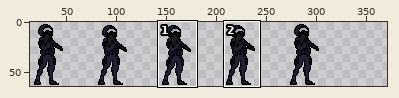
Two versions of one sprite sheet, Assets/Sprites/Player/charater_Idle.png. The picture above shows the old version from afar; the outline marks the close-up.
Close-up. As it was:
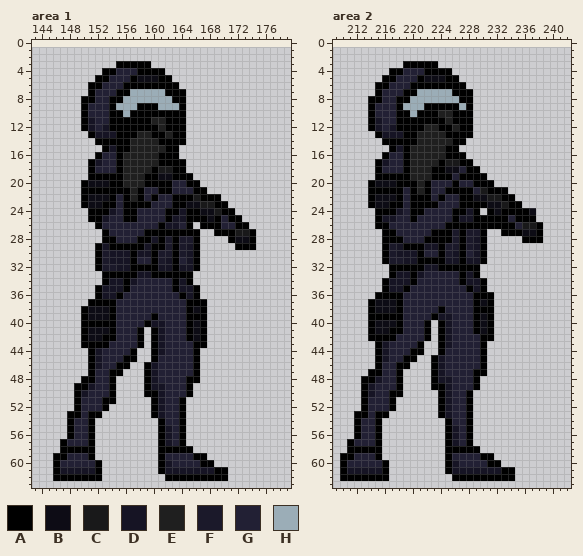
The file is 320x64 pixels. Colours within 5 levels of each other are drawn and written as one. Shown: area 1: x 143..179, y 0..63; area 2: x 209..242, y 0..63. The old version is drawn lined up with the new one, on the new canvas. The wide view leaves out empty margins. The commit also changed other parts of the picture, which this record leaves out.
Palette (. is transparent): A #000000  B #0d0c15  C #19191a  D #161424  E #1f1f1f  F #1b192a  G #222034  H #9badb7
Pixels before, area 1, first column x 146:
 3 .........AAAAA...............
 4 .......AAGGGAAAA.............
 5 ......AAGGGABBBAA............
 6 .....AAGGGAAAAAAAA...........
 7 .....AGGGAAHHHHHAAA..........
 8 ....AAGGAAHHHHHHHAA..........
 9 ....AGGGAHHHAAAHHHA..........
10 ....AGGGAAHAAAAAAAA..........
11 ....ADGGAAAAAAEEAAA..........
12 ....ADGDAAAAAAAEAAA..........
13 .....ADDDAAAEEAAEAA..........
14 ......AAAAAEEEEAAAA..........
15 .......ADAAEEEEEAA...........
16 ......AGGAEEEEEAAA...........
17 .....ADGGAEEEEEAAAA..........
18 .....AGGGAEEEEACCAA..........
19 .....AAAAAEEEAABBAAA.........
20 ....ABBBAAEEEAAAAGGAA........
21 ....AAAAAAAEAGGAAGGGAA.......
22 ....ABBBAGAEAGAGGAAACAAA.....
23 ....ABBAAGAAAAGGGAABBCCAA....
24 .....AAADGAAGGGGAADAABBCAA...
25 .....AADGGAAGGGGADDAAABAGAA..
26 ......AGGGGGGGGADDGA.AAAGGAA.
27 .......AGGGGGAAAAAAAA..AAACCA
28 .......AAGGGAADAFAFFA....ABBA
29 ......ADAAAAADAAFAFDA.....AAA
30 ......AFDDDADDAFFAFDA........
31 ......AFDDDAGGAFDAGDA........
32 ......AFFDDAAAADDADDA........
33 .......AAAAADDAAAAAA.........
34 .......ADDADGGGGGADA.........
35 ......ADDDAGGGGGGADDA........
36 ......ADDAGGGGGGGGADA........
37 .....AAAAGGGGGGGGGGAAA.......
38 ....ABBBAGGGGGGGGGGABA.......
39 ....ABBBAGGGGGAGGGGAAA.......
40 ....AAAAAGGGGADDGGGABA.......
41 ....ABBBAGGGA.ADGGGABA.......
42 ....ABBAAGGGA.ADGGGABA.......
43 ....AAAAGGGGA.ADGGGGAA.......
44 .....ADGGGGA..ADGGGGA........
45 .....ADGGGAA..AGGGGGA........
46 .....ADGGAA..ADGGGGGA........
47 .....AGGAA...ADGGGGGA........
48 ....AAGGA....ADGGGGAA........
49 ...AADGGA....ADDGGGA.........
50 ...ADGGGA....AADGGGA.........
51 ...AGGGAA.....ADGGA..........
52 ...AGGGA......ADGGA..........
53 ..AAGAA.......ADGGA..........
54 ..AGGA.........AGGA..........
55 ..AGGA.........ADGA..........
56 ..AGGA.........ADGA..........
57 .AGGGA.........ADGA..........
58 .AAAAA.........AAAAA.........
59 AAGGGA.........AGGGGAA.......
60 AGGGGGA........ADGGGGAA......
61 ADDDDDA........ADDDDDDDAA....
62 AAAAAAA.........AAAAAAAAA....
Pixels before, area 2, first column x 210:
 3 .........AAAAA...............
 4 .......AAGGGAAAA.............
 5 ......AAGGGABBBAA............
 6 .....AAGGGAAAAAAAA...........
 7 .....AGGGAAHHHHHAAA..........
 8 ....AAGGAAHHHHHHHAA..........
 9 ....AGGGAHHHAAAAAHA..........
10 ....AGGGAAHAAAEEAAA..........
11 ....ADGGAAAAAAAEAAA..........
12 ....ADGDAAAAEEAAEAA..........
13 .....ADDDAAEEEEAAAA..........
14 ......AAAAAEEEEEAA...........
15 .......ADAEEEEEAA............
16 ......AGGAEEEEEAAA...........
17 .....ADGGAEEEEACCAA..........
18 .....AGGGAEEEAABBGAA.........
19 .....AAAAAEEEAAAGAAAA........
20 ....ABBBAAAEAGGGAGGAAA.......
21 ....AAAAAGAEAGGAAAAGCAAA.....
22 ....ABBBAGAAAGAGGAABBCCAA....
23 ....ABBAAGAAAAGGGAAAABBCAA...
24 .....AAADGAAGGGGAADA.ABAAAAB.
25 .....ADDGGAGGGGGADDAAAAAGAAA.
26 .....AAGGGGGGGGAAAAAAAAAAGCCA
27 ......AAGGGGGAAAFAFFA..AAABBA
28 ......AAAGGGAAAAFAFDA.....AAA
29 ......AFDAAADDAFFAFDA........
30 ......AFDDDAGGAFDAGDA........
31 ......AFFDDAAAADDADDA........
32 .......AAAAADDAAAAAA.........
33 .......ADDADGGGGGADA.........
34 ......ADDDAGGGGGGADDA........
35 ......ADDAGGGGGGGGADA........
36 .....AAAAGGGGGGGGGGAAA.......
37 ....ABBBAGGGGGGGGGGABA.......
38 ....ABBBAGGGGGAGGGGAAA.......
39 ....AAAAAGGGGADDGGGABA.......
40 ....ABBBAGGGA.ADGGGABA.......
41 ....ABBAAGGGA.ADGGGABA.......
42 ....AAAAGGGGA.ADGGGGAA.......
43 .....ADGGGGA..ADGGGGA........
44 .....ADGGGAA..AGGGGGA........
45 .....ADGGAA..ADGGGGGA........
46 .....AGGAA...ADGGGGGA........
47 ....AAGGA....ADGGGGAA........
48 ...AADGGA....ADDGGGA.........
49 ...ADGGGA....AADGGGA.........
50 ...ADGGAA.....ADGGA..........
51 ...AGGGA......ADGGA..........
52 ...AGGGA......ADGGA..........
53 ..AAGAA.......ADGGA..........
54 ..AGGA.........AGGA..........
55 ..AGGA.........ADGA..........
56 ..AGGA.........ADGA..........
57 .AGGGA.........ADGA..........
58 .AAAAA.........AAAAA.........
59 AAGGGA.........AGGGGAA.......
60 AGGGGGA........ADGGGGAA......
61 ADDDDDA........ADDDDDDDAA....
62 AAAAAAA.........AAAAAAAAA....
The result:
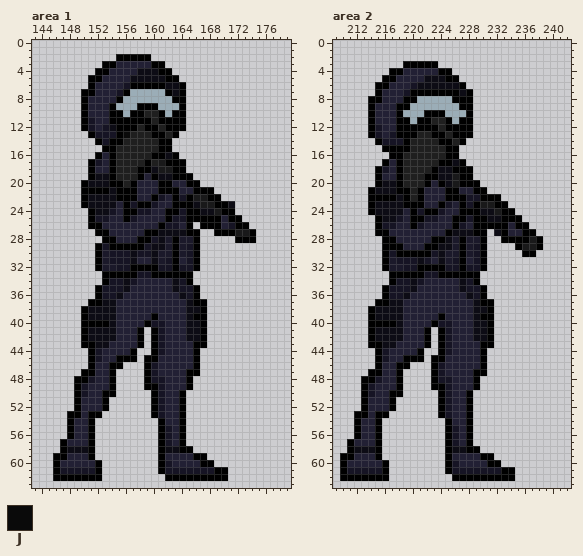
Colours new in this view: J #0a0a0a
Change:
canvas 320x64 -> 384x64, the old top-left corner now at 0,1 (the part of the old canvas that was cut away was empty and is not shown)
Changed rows in their new state; - is an unchanged pixel.
Area 1:
first column x 149:
 2 ------AAAAA---------------
 3 ----AAGGGGGAA-------------
 4 ---A-G---BBB-A------------
 5 --A-G---B---B-A-----------
 6 ---G---D-----BBA----------
 7 -A----D-------B-----------
 8 --G--G--------------------
10 ----------EE-H------------
11 ------------A-------------
12 -----B---E----------------
13 -------JE------.----------
14 ----D--E------..----------
15 -----AEE----A-.-----------
16 -----AE----A-B------------
17 -----AE---A-C-------------
18 -----AE--AAB--------------
19 ---BB-E--AG---------------
20 --------AGGG--------------
21 -----B--AG----A----A------
22 -----BA-AG--D--D--C-------
23 ----BB--D--D----A-----B---
24 ---BB----DD---------------
25 ---D----D----------A------
26 --A-------------------D---
27 ---A--------BBBB----------
28 ------------B---------.AA-
29 -----------BB----------...
30 --------B--B--------------
31 --------B--B--------------
34 -------B------B-----------
35 -------B------B-----------
36 ------B--------B----------
37 ----BB----------B---------
38 -----B----------B---------
39 -----B----------B---------
40 -----B----------B---------
41 -----B----------B---------
42 ----BB----------B---------
43 ---BB---------------------
45 ------A---A---------------
46 ---G-A-.------------------
47 -A----.---------A---------
48 A-D---------D----.--------
49 -DG--------A--------------
50 ----A-----.----A.---------
51 -----.--------------------
first column x 148:
58 BBB-----------BB
Area 2:
first column x 214:
 4 --------GG---------------
 5 -------G-----------------
 6 ------DBBBBBB------------
 7 -----D-AAAAA-B-----------
 8 ----G-A-----A------------
 9 -----A--HHHHHA-----------
10 -----H-H--AHHH-----------
11 -G----H--EEAH------------
12 ---G----AAE-A------------
13 ADG-A----AAE-------------
14 -ADDD-E---AAE------------
15 --A-A--------------------
16 --.AAE-------.-----------
17 -.A-AE-----AB-.----------
18 --D-AE----B-AA-.---------
19 --GG-E--A-BBC--..--------
20 .A---EE---ABCAA-..-------
21 -BBB-AEAG----GGAA...-----
22 -AAABAE-G-GAA-DDAAA..----
23 ---BBA--GGAD--D-CCAA..---
24 ABBBB--DAAD-G-A-BBC--...-
25 --BBD--ADD---A---BB-A-..-
26 --DD--AD---G-DG-----GAA..
27 -A-G-----GG-BBBA--B-GGAA.
28 ----G---G--B---F---AAA-C-
29 ---AAGGGAABB---------ACCA
30 ---DAAA-ADB-F-F-------AA-
31 ----D--BDGBF--G----------
32 --AFFDD-AA-DD-DDA--------
33 ----AA-ADDAAA-A----------
34 --.A--BD-----B-A.--------
35 -----DB------BD----------
36 -.-DDB--------BD-.-------
37 .AA-B----------BA--------
38 ----B-----G----BB--------
39 -BBBB----GAG---BA--------
40 -AAAB---GAD----B---------
41 ---BB----------B---------
42 -BBBB----------BB--------
43 A-BB---GA--------A-------
44 ------G----D-------------
45 -------A--A--------------
first column x 212:
58 BBB-----------BB
